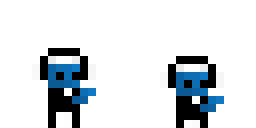
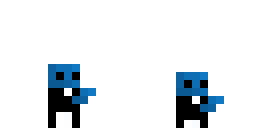
The second 256px x 128px image is a revision of the first. Changes to its layers:
painted on "Layer 2 copy" over [160, 56, 224, 88]
painted on "Layer 2" over [32, 48, 96, 80]
